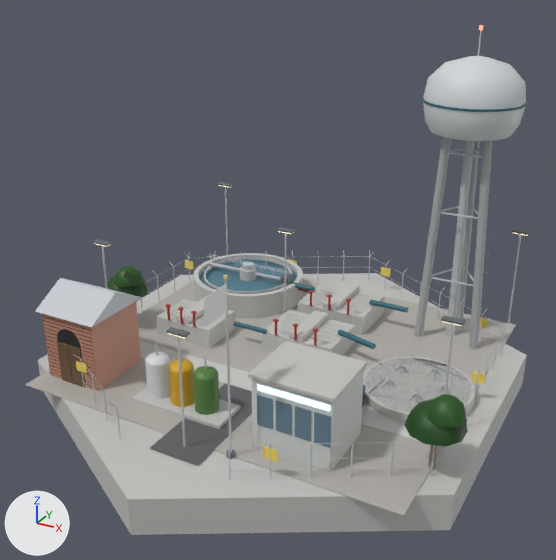
Two versions of the glTF model native/godot/assets/art/blender/waterTreatment.glb, one commit apart.
Both versions are drawn from a 50 mm lens placed at (16.1, -29.9, 19.3), pointed at (0.2, -1.0, 4.8). The lights are fixed; the arrows at lower left show +X, +Y and +Z. The picture after the commit comes second. Vertices at exactly the same position are counted once.

Before the edit, the objects in view are built like this:
```python
ob_gravel = bpy.data.objects.new('gravel', me_gravel)
ob_gravel.location = (0.0, 0.0, 0.0)
ob_hazard = bpy.data.objects.new('hazard', me_hazard)
ob_hazard.location = (0.0, 0.0, 0.0)
ob_leaf = bpy.data.objects.new('leaf', me_leaf)
ob_leaf.location = (0.0, 0.0, 0.0)
ob_pavers = bpy.data.objects.new('pavers', me_pavers)
ob_pavers.location = (0.0, 0.0, 0.0)
ob_steel_dark = bpy.data.objects.new('steel_dark', me_steel_dark)
ob_steel_dark.location = (0.0, 0.0, 0.0)
ob_wall_concrete = bpy.data.objects.new('wall_concrete', me_wall_concrete)
ob_wall_concrete.location = (0.0, 0.0, 0.0)
ob_wood = bpy.data.objects.new('wood', me_wood)
ob_wood.location = (0.0, 0.0, 0.0)
# also in view: 'cladding' at (-1.6, -5.4, 2.3); 'asphalt' at (0.0, -6.4, 0.2); 'brick' at (-7.5, -5.4, 1.8); 'banner' at (2.0, -8.9, 7.2); 'metal' at (0.0, 0.8, 7.9)
```
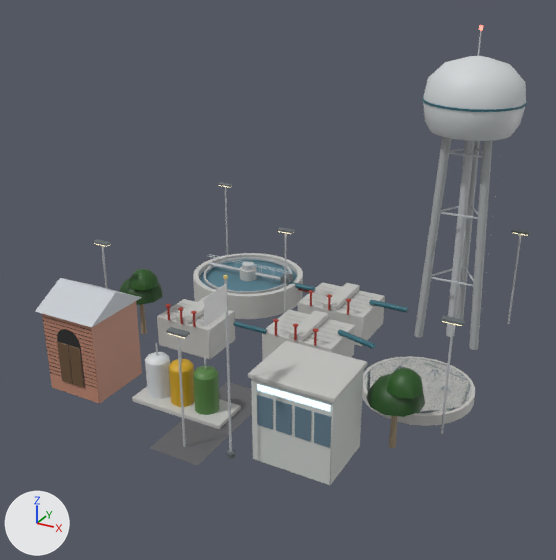
Pixel boxes [x1, y1, x2, y2] of what changed, in the pictures (556 x 560 px; the box of a moved part takes in the faces that stretch with it):
'wall_concrete', reshaped (30% narrower, 37% shorter): before [38, 253, 527, 535]; after [132, 253, 475, 429]
'gravel', deleted: before [25, 279, 516, 516]
'leaf', reshaped (16% narrower, 18% shorter): before [105, 266, 468, 446]; after [120, 269, 425, 417]
'pavers', deleted (mostly hidden): before [139, 341, 420, 442]
'wood', reshaped: before [57, 342, 437, 469]; after [57, 304, 397, 448]
'hazard', deleted: before [76, 259, 487, 462]
part 1 of me_leaf, moved or reshaped: before [105, 275, 148, 297]; after [120, 278, 163, 305]
part 2 of me_leaf, moved or reshaped: before [113, 266, 144, 287]; after [128, 269, 159, 290]
part 3 of me_leaf, moved or reshaped: before [405, 399, 468, 446]; after [366, 374, 425, 417]
part 4 of me_leaf, moved or reshaped: before [427, 394, 467, 428]; after [386, 368, 423, 399]
part 5 of me_wall_concrete, deleted: before [38, 273, 527, 535]
part 6 of me_wall_concrete, moved or reshaped: before [157, 269, 385, 355]; after [157, 269, 385, 360]
part 7 of me_wood, moved or reshaped (not visible before): after [140, 304, 147, 334]
part 8 of me_wood, moved or reshaped: before [428, 445, 437, 469]; after [389, 416, 397, 448]

What the commit changed:
me_leaf is used by ob_leaf; location (0.0, 0.0, 0.0).
me_leaf had 132 vertices, 220 faces and spanned x -10.3..10.6, y -6.2..0.4, z 2.0..3.7.
me_leaf now has 132 vertices, 220 faces and spans x -9.4..8.5, y -5.1..0.5, z 2.0..3.7.
me_leaf part 1: the loose piece of 41 vertices spanning x -10.3..-8.1, y -2.0..0.4, z 2.0..3.1 is moved by (0.9, 0.1, 0.0).
me_leaf part 2: the loose piece of 25 vertices spanning x -9.6..-8.0, y -1.8..-0.2, z 2.8..3.7 is moved by (0.9, 0.1, 0.0).
me_leaf part 3: the loose piece of 41 vertices spanning x 8.3..10.5, y -6.2..-3.8, z 2.0..3.1 is moved by (-2.1, 1.1, 0.0).
me_leaf part 4: the loose piece of 25 vertices spanning x 9.0..10.6, y -6.0..-4.4, z 2.8..3.7 is moved by (-2.1, 1.1, 0.0).
me_wall_concrete is used by ob_wall_concrete; location (0.0, 0.0, 0.0).
me_wall_concrete had 544 vertices, 1044 faces and spanned x -10.7..10.7, y -12.3..12.3, z -1.6..3.6.
me_wall_concrete now has 532 vertices, 1024 faces and spans x -8.6..9.6, y -7.3..8.8, z -0.6..3.6.
me_wall_concrete part 5: the loose piece of 12 vertices spanning x -10.7..10.7, y -12.3..12.3, z -1.6..0.1 is deleted.
Part 6, on me_wall_concrete:
24 vertices in x -7.1..2.6, y -1.0..7.1, z 0.1 move by (0.0, 0.0, -0.6).
16 vertices in x -5.9..-4.9, y 5.1..6.1, z 0.1 move by (0.0, 0.0, -0.5).
12 vertices in x -7.0..2.5, y -1.0..7.1, z 0.1 move by (0.0, 0.0, -0.7).
me_wood is used by ob_wood; location (0.0, 0.0, 0.0).
me_wood had 76 vertices, 136 faces and spanned x -9.4..9.6, y -7.1..-0.6, z 0.1..2.4.
me_wood now has 76 vertices, 136 faces and spans x -8.4..7.5, y -7.1..-0.6, z -0.2..2.4.
me_wood part 7: the loose piece of 14 vertices spanning x -9.4..-9.0, y -0.9..-0.6, z 0.2..2.4 is scaled about its middle by (1, 1, 1.2), then moved by (0.9, 0.1, -0.2).
me_wood part 8: the loose piece of 14 vertices spanning x 9.2..9.6, y -5.1..-4.8, z 0.2..2.4 is scaled about its middle by (1, 1, 1.2), then moved by (-2.1, 1.1, -0.2).
Object 'gravel' (ob_gravel) is deleted.
Object 'hazard' (ob_hazard) is deleted.
Object 'pavers' (ob_pavers) is deleted.
